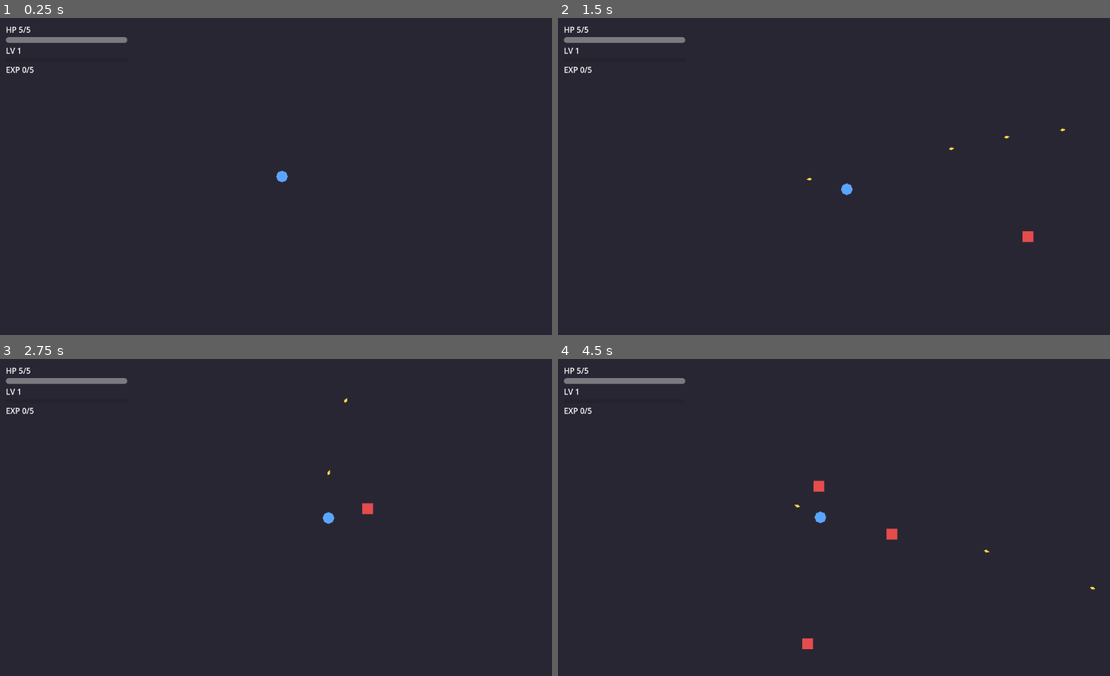
Above: before the commit, frames 1-4 (two rows, left to right).
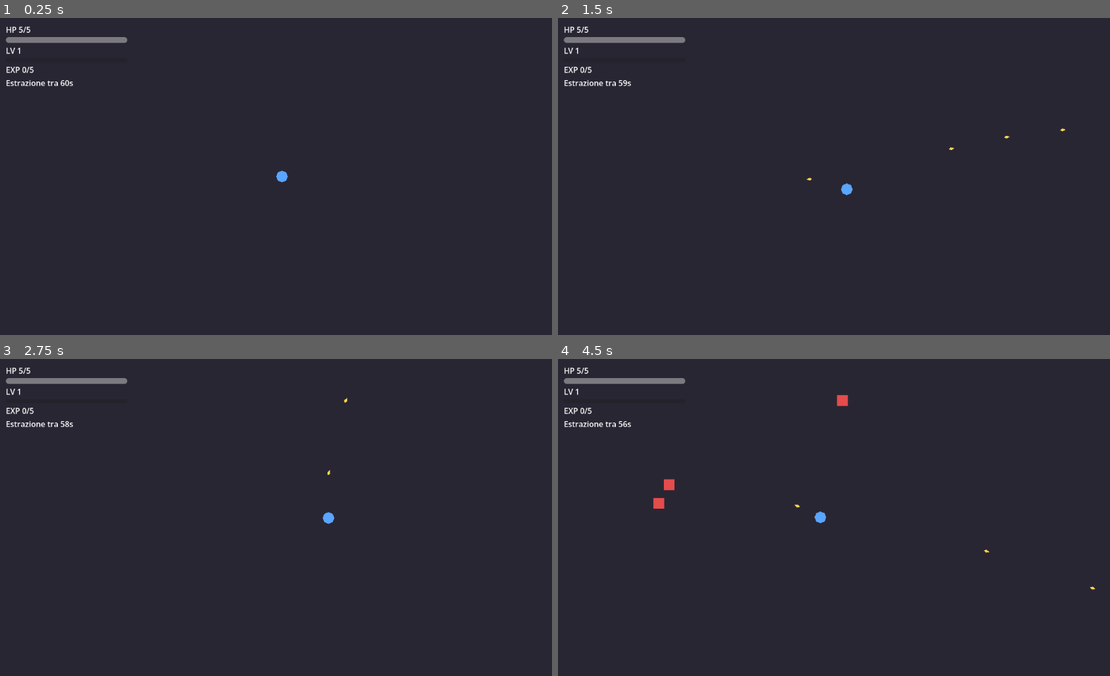
Above: after the commit, the same moments.

Repository: danieleadelfio/Wanderloot
Game: Godot game, scene res://scenes/run/Arena/Arena.tscn
The game is run twice, just before and just after one commit, with the same random seed, the same clock (stepped at 60 frames per second) and the same inputs.
Inputs (mouse positions are in pixels of both pictures, inside the frame that each line leads up to):
- Up to frame 1 (0.25 s): no input
- Up to frame 2 (1.5 s): tap Enter at 0.5 s; move the mouse to (966, 160) at 0.52 s; press the mouse at (966, 160) at 0.53 s; hold D (move_right) 0.53-1.28 s; move the mouse to (729, 192) at 1.27 s; release the mouse at (729, 192) at 1.28 s; hold S (move_down) from 1.28 s (still down); click (729, 192) at 1.35 s
- Up to frame 3 (2.75 s): move the mouse to (336, 447) at 2.02 s; release S (move_down) at 2.03 s; press the mouse at (336, 447) at 2.03 s; hold D (move_right) from 2.03 s (still down)
- Up to frame 4 (4.5 s): move the mouse to (811, 580) at 2.77 s; release D (move_right) at 2.78 s; release the mouse at (811, 580) at 2.78 s; hold W (move_up) 2.78-3.53 s; click (811, 580) at 2.85 s; move the mouse to (1010, 565) at 3.52 s; press the mouse at (1010, 565) at 3.53 s; hold A (move_left) from 3.53 s (still down); move the mouse to (668, 469) at 4.27 s; release the mouse at (668, 469) at 4.28 s; click (668, 469) at 4.35 s

The runs differ from the first frame. In frame 1, 0.1% of the frame differs, in the area x 1-14%, y 19-22%; in frame 2, 0.2%; in frame 3, 0.2%; in frame 4, 0.6%, in the area x 1-62%, y 11-92%.

Commit message:
feat: extraction point with channel and decay (#4)
Closes #4

Co-Authored-By: Claude Opus 5.5 <noreply@anthropic.com>
Claude-Session: https://claude.ai/code/session_01WjwMyqg35TFPNLv3bAVf3T

Diff:
--- /dev/null
+++ b/data/run/extraction_default.tres
@@ -0,0 +1,10 @@
+[gd_resource type="Resource" script_class="ExtractionData" format=3]
+
+[ext_resource type="Script" path="res://scripts/data/extraction_data.gd" id="1"]
+
+[resource]
+script = ExtResource("1")
+appear_after = 60.0
+channel_time = 5.0
+decay_rate = 0.5
+spawn_min_distance = 400.0
--- a/scenes/run/Arena/Arena.tscn
+++ b/scenes/run/Arena/Arena.tscn
@@ -12,6 +12,8 @@
 [ext_resource type="Resource" path="res://data/run/level_curve.tres" id="10"]
 [ext_resource type="Resource" path="res://data/upgrades/upgrade_table.tres" id="11"]
 [ext_resource type="PackedScene" path="res://scenes/ui/LevelUpChoice/LevelUpChoice.tscn" id="12"]
+[ext_resource type="PackedScene" path="res://scenes/run/ExtractionPoint/ExtractionPoint.tscn" id="13"]
+[ext_resource type="Resource" path="res://data/run/extraction_default.tres" id="14"]
 
 [sub_resource type="RectangleShape2D" id="wall_h"]
 size = Vector2(1680, 40)
@@ -23,6 +25,7 @@
 script = ExtResource("1")
 level_curve = ExtResource("10")
 upgrade_table = ExtResource("11")
+extraction_data = ExtResource("14")
 
 [node name="Floor" type="ColorRect" parent="."]
 offset_left = -800.0
@@ -49,6 +52,13 @@
 [node name="Right" type="CollisionShape2D" parent="Walls"]
 position = Vector2(820, 0)
 shape = SubResource("wall_v")
+
+[node name="ExtractionPoint" parent="." instance=ExtResource("13")]
+unique_name_in_owner = true
+
+[node name="ExtractionTimer" type="Timer" parent="."]
+unique_name_in_owner = true
+one_shot = true
 
 [node name="ProjectilePool" type="Node2D" parent="."]
 unique_name_in_owner = true
--- a/scenes/run/Arena/arena.gd
+++ b/scenes/run/Arena/arena.gd
@@ -4,6 +4,8 @@
 @export var level_curve: LevelCurve
 @export var upgrade_table: UpgradeTable
 @export var choices_per_level: int = 3
+@export var extraction_data: ExtractionData
+@export var extraction_spawn_rect: Rect2 = Rect2(-700.0, -400.0, 1400.0, 800.0)
 
 var _pending_level_ups: int = 0
 var _rng: RandomNumberGenerator = RandomNumberGenerator.new()
@@ -14,6 +16,8 @@
 @onready var _projectile_pool: ProjectilePool = %ProjectilePool
 @onready var _hud: Hud = %HUD
 @onready var _level_up_choice: LevelUpChoice = %LevelUpChoice
+@onready var _extraction_point: ExtractionPoint = %ExtractionPoint
+@onready var _extraction_timer: Timer = %ExtractionTimer
 
 
 func _ready() -> void:
@@ -28,10 +32,32 @@
 	_hud.set_hp(_player.health.current, _player.health.max_hp)
 	_enemy_pool.enemy_died.connect(_on_enemy_died)
 	_wave_spawner.start(_player)
+	_extraction_point.data = extraction_data
+	_extraction_point.progress_changed.connect(_hud.set_extraction_progress)
+	_extraction_point.extracted.connect(_on_extracted)
+	_extraction_timer.timeout.connect(_open_extraction)
+	_extraction_timer.start(extraction_data.appear_after)
+
+
+func _process(_delta: float) -> void:
+	if not _extraction_timer.is_stopped():
+		_hud.set_extraction_countdown(_extraction_timer.time_left)
 
 
 func _on_enemy_died(enemy: Enemy) -> void:
 	RunManager.add_exp(enemy.data.exp_reward)
+
+
+func _open_extraction() -> void:
+	var spawn_position := SpawnUtils.random_point_away(
+		extraction_spawn_rect, _player.global_position, extraction_data.spawn_min_distance
+	)
+	_extraction_point.activate(spawn_position)
+
+
+func _on_extracted() -> void:
+	# Placeholder: riavvio immediato. Schermata di fine run e reset completo in #5.
+	get_tree().reload_current_scene.call_deferred()
 
 
 func _on_leveled_up(_level: int) -> void:
--- /dev/null
+++ b/scenes/run/ExtractionPoint/ExtractionPoint.tscn
@@ -0,0 +1,16 @@
+[gd_scene format=3]
+
+[ext_resource type="Script" path="res://scenes/run/ExtractionPoint/extraction_point.gd" id="1"]
+
+[sub_resource type="CircleShape2D" id="zone_shape"]
+radius = 48.0
+
+[node name="ExtractionPoint" type="Area2D"]
+collision_layer = 0
+collision_mask = 2
+monitorable = false
+script = ExtResource("1")
+
+[node name="CollisionShape" type="CollisionShape2D" parent="."]
+unique_name_in_owner = true
+shape = SubResource("zone_shape")
--- /dev/null
+++ b/scenes/run/ExtractionPoint/extraction_point.gd
@@ -0,0 +1,71 @@
+class_name ExtractionPoint
+extends Area2D
+## Zona di estrazione: il player deve restarci dentro per data.channel_time secondi.
+## Fuori dalla zona il progresso cala di data.decay_rate secondi al secondo (non si azzera di colpo).
+
+signal progress_changed(ratio: float)
+signal extracted
+
+const COLOR: Color = Color(0.3, 1.0, 0.55)
+
+@export var data: ExtractionData
+
+var _progress: float = 0.0
+var _player_inside: bool = false
+
+@onready var _shape: CircleShape2D = %CollisionShape.shape
+
+
+func _ready() -> void:
+	body_entered.connect(_on_body_entered)
+	body_exited.connect(_on_body_exited)
+	_set_enabled(false)
+
+
+func _physics_process(delta: float) -> void:
+	var previous := _progress
+	if _player_inside:
+		_progress = minf(_progress + delta, data.channel_time)
+	else:
+		_progress = maxf(_progress - data.decay_rate * delta, 0.0)
+	if _progress != previous:
+		progress_changed.emit(ratio())
+		queue_redraw()
+	if _progress >= data.channel_time:
+		_set_enabled(false)
+		extracted.emit()
+
+
+func _draw() -> void:
+	var radius := _shape.radius
+	draw_circle(Vector2.ZERO, radius, Color(COLOR, 0.15))
+	draw_arc(Vector2.ZERO, radius, 0.0, TAU, 48, Color(COLOR, 0.4), 2.0)
+	if ratio() > 0.0:
+		draw_arc(Vector2.ZERO, radius - 4.0, -PI / 2.0, -PI / 2.0 + TAU * ratio(), 48, COLOR, 5.0)
+
+
+func activate(spawn_position: Vector2) -> void:
+	global_position = spawn_position
+	_progress = 0.0
+	_player_inside = false
+	_set_enabled(true)
+	progress_changed.emit(0.0)
+	queue_redraw()
+
+
+func ratio() -> float:
+	return clampf(_progress / data.channel_time, 0.0, 1.0)
+
+
+func _set_enabled(enabled: bool) -> void:
+	visible = enabled
+	set_physics_process(enabled)
+	set_deferred("monitoring", enabled)
+
+
+func _on_body_entered(_body: Node2D) -> void:
+	_player_inside = true
+
+
+func _on_body_exited(_body: Node2D) -> void:
+	_player_inside = false
--- a/scenes/ui/HUD/HUD.tscn
+++ b/scenes/ui/HUD/HUD.tscn
@@ -7,7 +7,7 @@
 
 [node name="Margin" type="MarginContainer" parent="."]
 offset_right = 260.0
-offset_bottom = 120.0
+offset_bottom = 150.0
 mouse_filter = 2
 theme_override_constants/margin_left = 12
 theme_override_constants/margin_top = 12
@@ -46,3 +46,8 @@
 unique_name_in_owner = true
 layout_mode = 2
 text = "EXP 0"
+
+[node name="ExtractionLabel" type="Label" parent="Margin/VBox"]
+unique_name_in_owner = true
+layout_mode = 2
+text = ""
--- a/scenes/ui/HUD/hud.gd
+++ b/scenes/ui/HUD/hud.gd
@@ -1,12 +1,13 @@
 class_name Hud
 extends CanvasLayer
-## HUD minimale: HP (da Arena via set_hp), livello ed exp (da RunManager).
+## HUD minimale: HP ed estrazione (da Arena), livello ed exp (da RunManager).
 
 @onready var _hp_label: Label = %HpLabel
 @onready var _hp_bar: ProgressBar = %HpBar
 @onready var _level_label: Label = %LevelLabel
 @onready var _exp_label: Label = %ExpLabel
 @onready var _exp_bar: ProgressBar = %ExpBar
+@onready var _extraction_label: Label = %ExtractionLabel
 
 
 func _ready() -> void:
@@ -30,3 +31,14 @@
 	_exp_bar.max_value = maxi(required, 1)
 	_exp_bar.value = current
 	_exp_label.text = "EXP %d/%d" % [current, required]
+
+
+func set_extraction_countdown(seconds: float) -> void:
+	_extraction_label.text = "Estrazione tra %ds" % ceili(seconds)
+
+
+func set_extraction_progress(ratio: float) -> void:
+	if ratio > 0.0:
+		_extraction_label.text = "Estrazione %d%%" % roundi(ratio * 100.0)
+	else:
+		_extraction_label.text = "Estrazione disponibile: raggiungi la zona verde"
--- /dev/null
+++ b/scripts/data/extraction_data.gd
@@ -0,0 +1,12 @@
+class_name ExtractionData
+extends Resource
+## Regole del punto di estrazione. Bilanciamento solo nei .tres in res://data/run/.
+
+## Secondi di run prima che il punto di estrazione appaia.
+@export var appear_after: float = 60.0
+## Secondi da passare nella zona per estrarre.
+@export var channel_time: float = 5.0
+## Secondi di progresso persi per ogni secondo passato fuori dalla zona.
+@export var decay_rate: float = 0.5
+## Distanza minima dal player quando il punto appare.
+@export var spawn_min_distance: float = 400.0
--- /dev/null
+++ b/scripts/run/spawn_utils.gd
@@ -0,0 +1,16 @@
+class_name SpawnUtils
+extends RefCounted
+## Utility pure per scegliere punti di spawn.
+
+
+## Punto casuale in rect ad almeno min_distance da origin (fino a 10 tentativi, poi l'ultimo estratto).
+static func random_point_away(rect: Rect2, origin: Vector2, min_distance: float) -> Vector2:
+	var candidate := Vector2.ZERO
+	for i in 10:
+		candidate = Vector2(
+			randf_range(rect.position.x, rect.end.x),
+			randf_range(rect.position.y, rect.end.y)
+		)
+		if candidate.distance_to(origin) >= min_distance:
+			break
+	return candidate
--- a/scripts/run/wave_spawner.gd
+++ b/scripts/run/wave_spawner.gd
@@ -24,7 +24,8 @@
 	_cooldown = wave_data.interval_at(_elapsed)
 	var free_slots := wave_data.max_alive - enemy_pool.active_count()
 	for i in mini(wave_data.batch_at(_elapsed), free_slots):
-		enemy_pool.spawn(_random_spawn_position(), _target)
+		var spawn_position := SpawnUtils.random_point_away(spawn_rect, _target.global_position, spawn_min_distance)
+		enemy_pool.spawn(spawn_position, _target)
 
 
 func start(target: Node2D) -> void:
@@ -36,15 +37,3 @@
 
 func stop() -> void:
 	set_physics_process(false)
-
-
-func _random_spawn_position() -> Vector2:
-	var candidate := Vector2.ZERO
-	for i in 10:
-		candidate = Vector2(
-			randf_range(spawn_rect.position.x, spawn_rect.end.x),
-			randf_range(spawn_rect.position.y, spawn_rect.end.y)
-		)
-		if candidate.distance_to(_target.global_position) >= spawn_min_distance:
-			break
-	return candidate
Not shown, added: scenes/run/ExtractionPoint/extraction_point.gd.uid
Not shown, added: scripts/data/extraction_data.gd.uid
Not shown, added: scripts/run/spawn_utils.gd.uid
Not shown, changed: docs/CHANGELOG.md
Not shown, changed: docs/GDD.md
